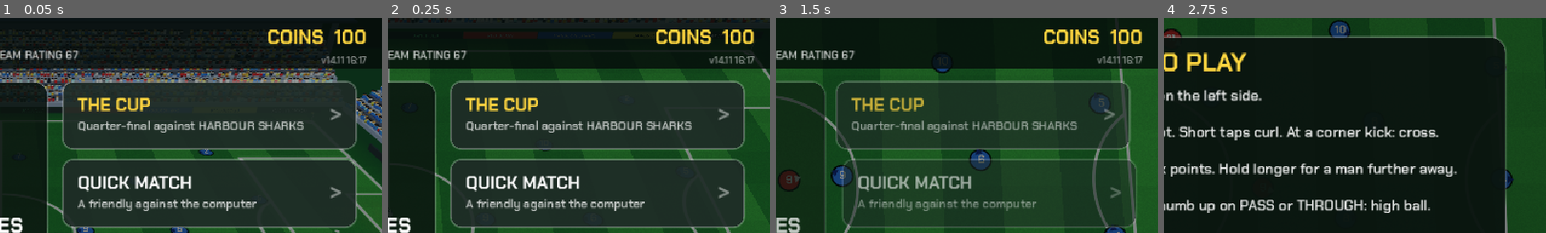
Above: before the commit, frames 1-4 (left to right).
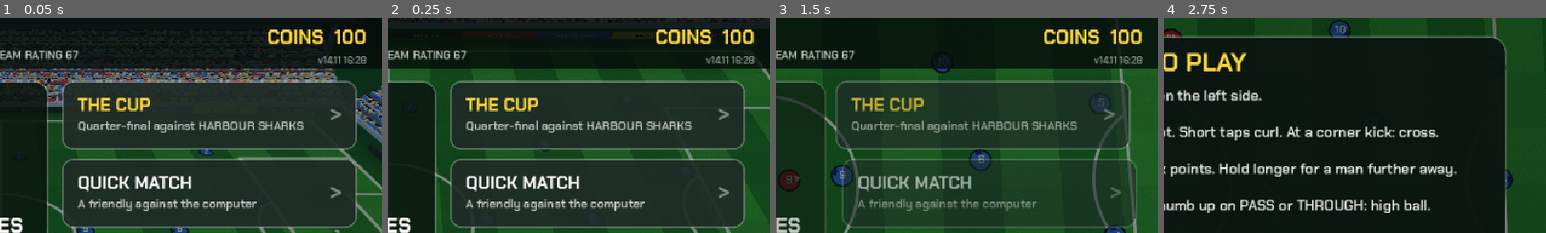
Above: after the commit, the same moments.

Repository: Woodmandk/Mini-Football
Game: Godot game, scene res://main.tscn
Same seed, same stepped clock (60 frames per second), same inputs: the game is played once before the commit and once after it.
Inputs:
- Up to frame 1 (0.05 s): no input
- Up to frame 2 (0.25 s): no input
- Up to frame 3 (1.5 s): click "PLAY" at 0.5 s; click "PLAY" at 1.25 s
- Up to frame 4 (2.75 s): click "PLAY MATCH" at 2 s
The pictures show only the part of the screen within x 50-100%, y 0-50%; the shares and areas given below are measured in that part.

The runs differ from the first frame. In frame 1, 0.3% of the frame differs, in the area x 83-96%, y 17-22%; in frame 2, 0.3%; in frame 3, 0.3%; in frame 4, nothing differs.

Commit message:
3D co-op: a pass always goes to your partner (he takes the receiver), like FIFA co-op
Co-Authored-By: Claude Opus 5.5 <noreply@anthropic.com>
Claude-Session: https://claude.ai/code/session_01PwNi5aByGzCZTMsHVnXgCc

Diff:
--- a/godot3d/main.gd
+++ b/godot3d/main.gd
@@ -3758,17 +3758,14 @@
 	if lofted and not thrown:
 		fx("shake", 0.1)
 	if h != null and m.role != "GK" and _hum_of(m) == null:
-		# Co-op: the receiver goes to whichever of you is nearer him. Pass up to your partner's end of the
-		# pitch and HE gets the man on the ball, you keep the passer and can run on; otherwise you follow your pass.
+		# Co-op: a pass goes to your partner. When one of you passes, the other one gets the man on the ball
+		# (Daniel: "aflevere jeg skal min far modtage den og omvendt"); you keep the passer and can run on.
+		# Playing alone you follow your own pass.
 		var taker = h
-		var best_d: float = d
 		for q in humans:
-			if q == h or q.team != h.team or q.ctrl == null or q.ctrl.role == "GK" or q.ctrl.off:
-				continue
-			var qd: float = q.ctrl.position.distance_to(m.position)
-			if qd < best_d and qd < 20.0:
-				best_d = qd
+			if q != h and q.team == h.team and q.ctrl != null and not q.ctrl.off:
 				taker = q
+				break
 		taker.ctrl = m
 		taker.switch_cool = 0.5
 		if taker != h:
Not shown, changed: godot3d/version.txt
Not shown, changed: 3d/index.pck
